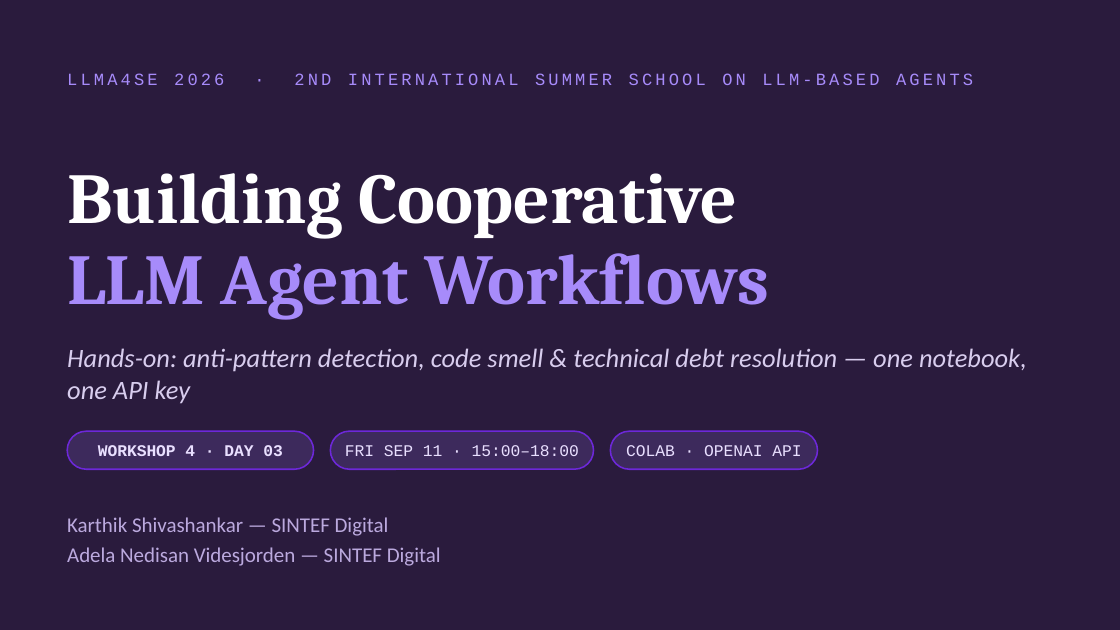
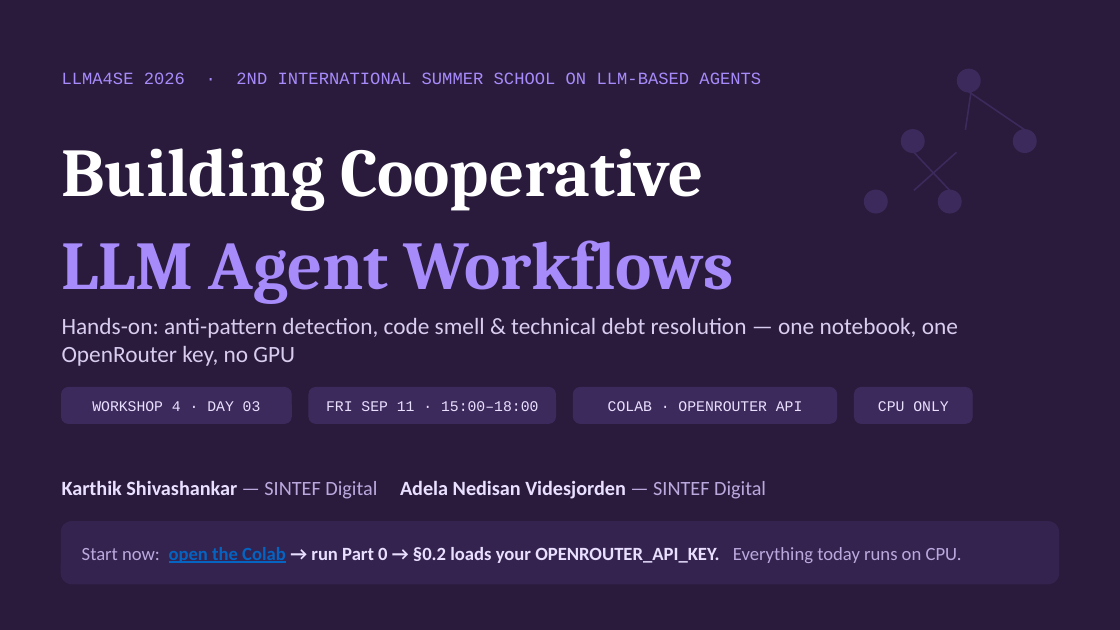
Before and after one commit to KarthikShivasankar/LLMA4SE-Workshop4, a slide deck: slide 1 of LLMA4SE_Workshop4_Slides.pptx. Drawn at 1120x630 pixels with LibreOffice and Linux fonts; fonts in the diff are those of the drawing. Boxes give left, top, right and bottom in pixels: in the first picture for what was removed or moved away, otherwise in the second. Text is boxed around its words. In the diff, an @@ line names an element or a change of style, - is before the commit and + after.

```diff
--- a/LLMA4SE_Workshop4_Slides.pptx
+++ b/LLMA4SE_Workshop4_Slides.pptx
@@ text "LLMA4SE 2026 · 2ND INTERNATIONAL ..." at [62,72,761,84]: letter spacing 2 to 0 pt @@
@@ ellipse added at [958,69,980,92], fill #3D2A5C, outline #3D2A5C 1 pt @@
@@ line added from (971, 92) to (965, 130), #3D2A5C 1 pt @@
@@ line added from (969, 92) to (1025, 130), #3D2A5C 1 pt @@
@@ text at [62,148,734,304]: text changed; size 46 to 44 pt @@
-Building Cooperative
-LLM Agent Workflows
+Building Cooperative
+LLM Agent Workflows
@@ ellipse added at [902,130,924,152], fill #3D2A5C, outline #3D2A5C 1 pt @@
@@ ellipse added at [1014,130,1036,152], fill #3D2A5C, outline #3D2A5C 1 pt @@
@@ line added from (956, 152) to (914, 190), #3D2A5C 1 pt @@
@@ line added from (914, 152) to (950, 190), #3D2A5C 1 pt @@
@@ ellipse added at [865,190,887,213], fill #3D2A5C, outline #3D2A5C 1 pt @@
@@ ellipse added at [939,190,961,213], fill #3D2A5C, outline #3D2A5C 1 pt @@
@@ text at [62,318,958,366]: text changed; size 17 to 15 pt; italic off @@
-Hands-on: anti-pattern detection, code smell & technical debt resolution — one notebook, one API key
+Hands-on: anti-pattern detection, code smell & technical debt resolution — one notebook, one OpenRouter key, no GPU
@@ text "WORKSHOP 4 · DAY 03": place and size @@
-text "WORKSHOP 4 · DAY 03" at [98,445,283,456]
+text "WORKSHOP 4 · DAY 03" at [92,401,261,411]
@@ text "WORKSHOP 4 · DAY 03" at [92,401,261,411]: size 10.5 to 9.5 pt, bold off @@
@@ rounded rectangle: place and size @@
-rounded rectangle at [67,431,314,469]
+rounded rectangle at [62,388,291,423]
@@ text "FRI SEP 11 · 15:00–18:00": place and size @@
-text "FRI SEP 11 · 15:00–18:00" at [345,445,579,456]
+text "FRI SEP 11 · 15:00–18:00" at [326,401,538,411]
@@ text "FRI SEP 11 · 15:00–18:00" at [326,401,538,411]: size 10.5 to 9.5 pt @@
@@ rounded rectangle: place and size @@
-rounded rectangle at [330,431,594,469]
+rounded rectangle at [309,388,556,423]
@@ outline #6D28D9 1 pt to #3D2A5C 0.75 pt; proportions changed in 3 elements at [62,388,291,423], [309,388,556,423], [573,388,837,423] @@
@@ rounded rectangle: place and size @@
-rounded rectangle at [610,431,818,469]
+rounded rectangle at [573,388,837,423]
@@ rounded rectangle added at [855,388,972,423], fill #3D2A5C, outline #3D2A5C 0.75 pt @@
@@ text at [608,401,803,411]: text changed; size 10.5 to 9.5 pt @@
-COLAB · OPENAI API
+COLAB · OPENROUTER API
@@ text added at [878,401,948,411], 9.5 pt, text #E9DFFF @@
+CPU ONLY
@@ text at [62,481,766,499]: text changed; size 13.5 to 13 pt; text colour #BBA9DE to #E9DFFF; bold on @@
-Karthik Shivashankar — SINTEF Digital
-Adela Nedisan Videsjorden — SINTEF Digital
+Karthik Shivashankar — SINTEF Digital Adela Nedisan Videsjorden — SINTEF Digital
@@ rounded rectangle added at [62,522,1058,584], fill #34234F, outline #34234F 1 pt @@
@@ text added at [82,547,962,563], 12 pt, text #E9DFFF, bold @@
+Start now: open the Colab → run Part 0 → §0.2 loads your OPENROUTER_API_KEY. Everything today runs on CPU.
```
Also in this commit, not shown: 9 other slides changed, 22 slides added, 10 slides removed, 25 other files.
